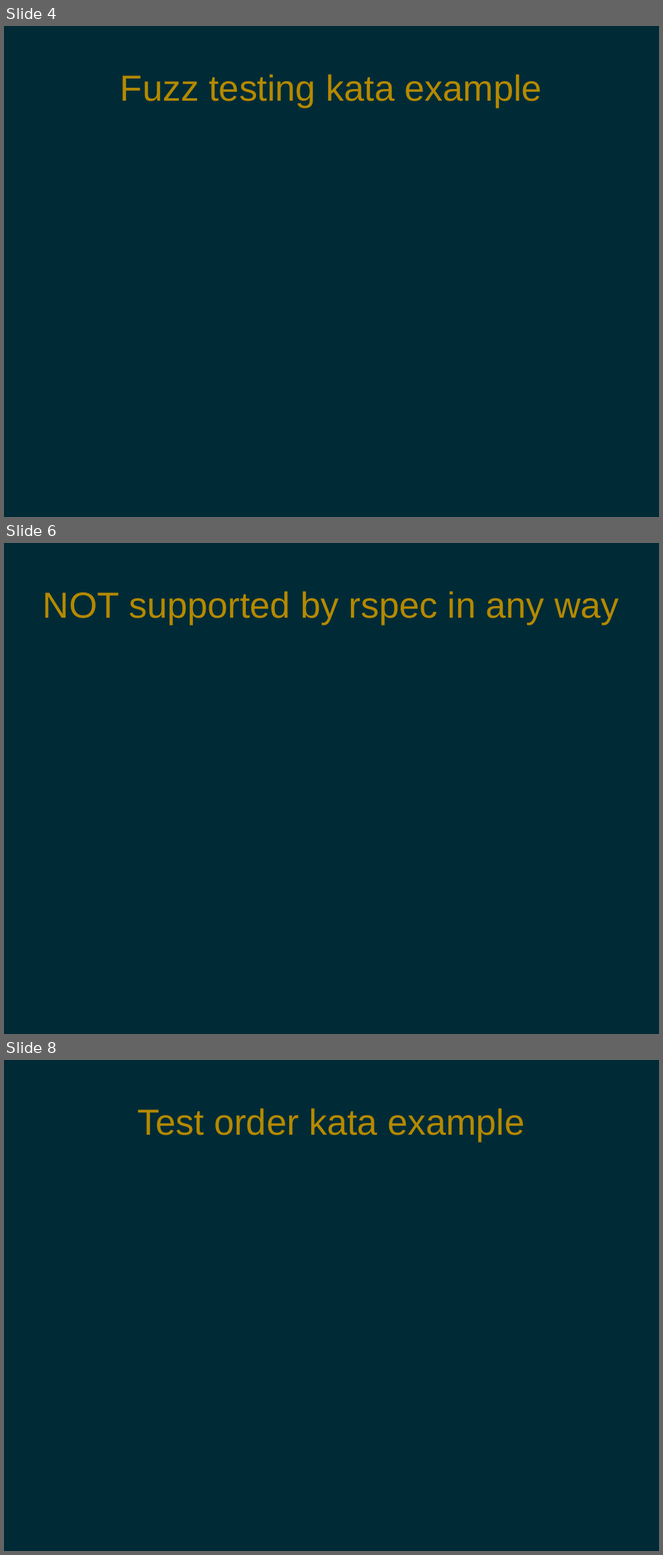
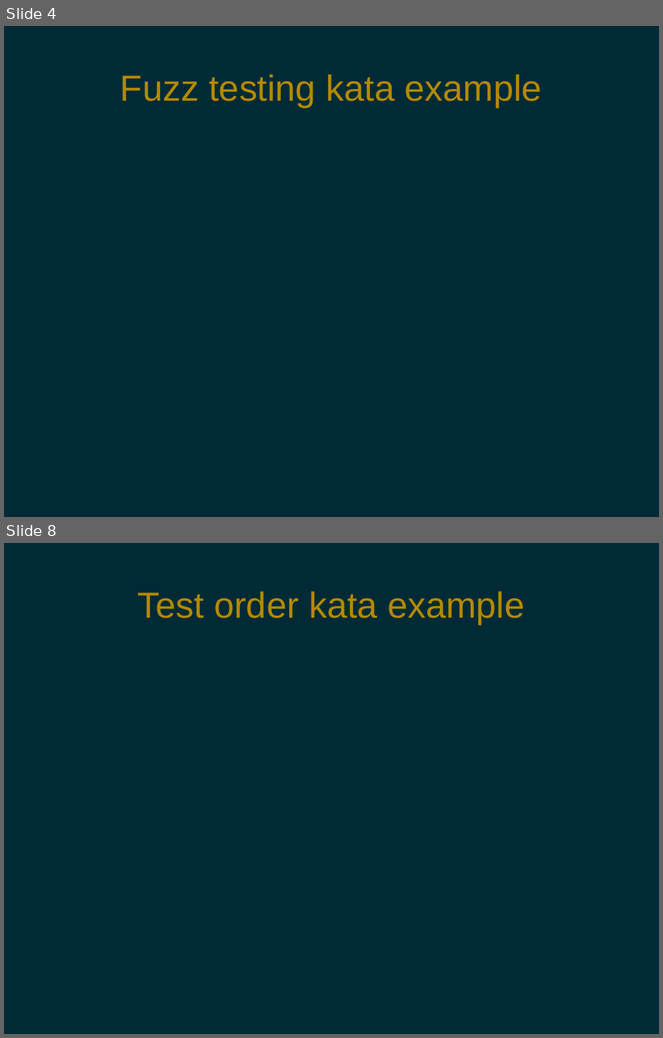
Before and after one commit to pdg137/randomness-pres, a slide deck: randomness.odp. Shown one above the other, each under a label of ours: slides 4, 6 and 8 before the commit, slides 4 and 8 after it; the slides between them are not shown. The pictures are 663x1555 and 663x1038 pixels, drawn with LibreOffice and Linux fonts; fonts in the diff are those of the drawing. Boxes give left, top, right and bottom in pixels: in the first picture for what was removed or moved away, otherwise in the second. Text is boxed around its words. In the diff, an @@ line names an element or a change of style, - is before the commit and + after.

```diff
--- a/randomness.odp
+++ b/randomness.odp
@@ slide 6 removed at (4, 543, 659, 1034), background #002B36 @@
@@ title removed at (43, 591, 619, 624) @@
-NOT supported by rspec in any way
```
Also in this commit, not shown: 7 slides changed, 1 slide added, 4 other slides removed, 3 other files.
